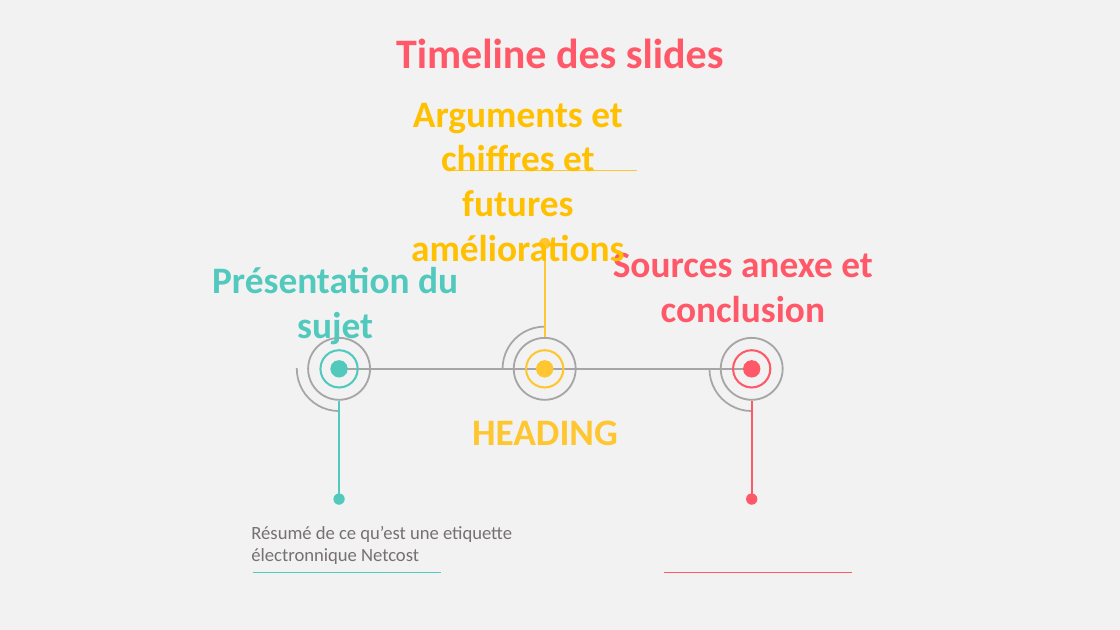
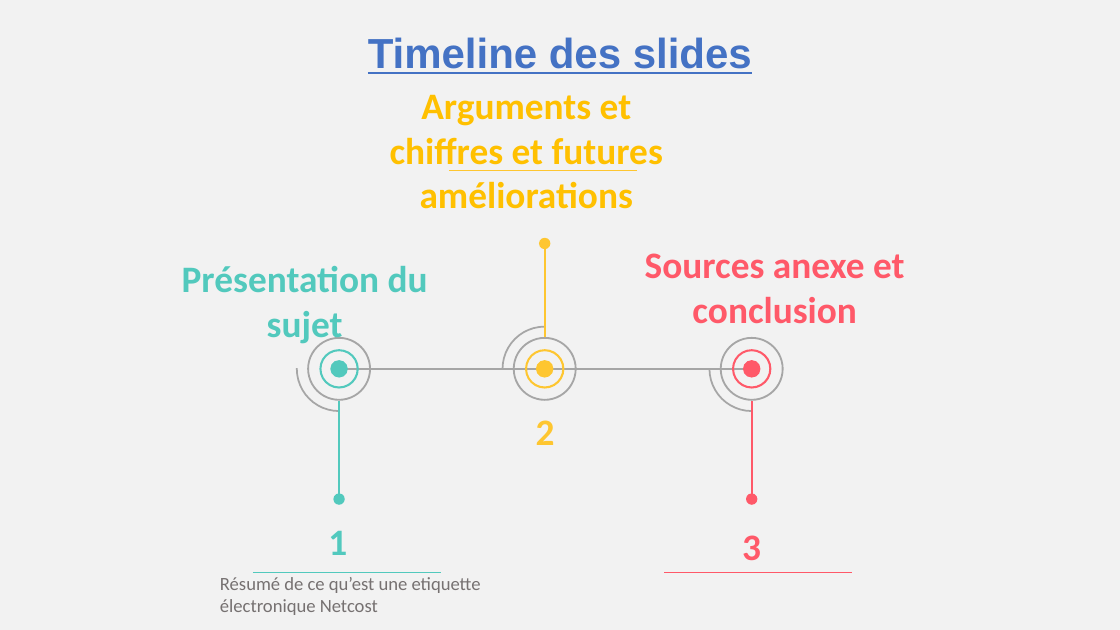
Before and after one commit to Jeremy-Sabadie/pmn-tools, a slide deck: slide 1 of pvt/pvt.pptx (slide 2 before the commit). Drawn at 1120x630 pixels with LibreOffice and Linux fonts; fonts in the diff are those of the drawing. Boxes give left, top, right and bottom in pixels: in the first picture for what was removed or moved away, otherwise in the second. Text is boxed around its words. In the diff, an @@ line names an element or a change of style, - is before the commit and + after.

```diff
--- a/pvt/pvt.pptx
+++ b/pvt/pvt.pptx
@@ text "Timeline des slides" at (x1=368, y1=37, x2=752, y2=74): font Calibri to Arial, text colour #FF5969 to #4472C4, underline on @@
@@ text "Arguments et chiffres et futures ..." rewrapped from (x1=411, y1=102, x2=624, y2=271) to (x1=390, y1=94, x2=663, y2=209) @@
@@ text "Sources anexe et conclusion" rewrapped from (x1=613, y1=246, x2=872, y2=322) to (x1=645, y1=253, x2=904, y2=323) @@
@@ text "Présentation du sujet" moved from (x1=212, y1=267, x2=458, y2=348) to (x1=182, y1=266, x2=428, y2=347) @@
@@ text at (x1=536, y1=420, x2=555, y2=445): text changed @@
-HEADING
+2
@@ text added at (x1=328, y1=530, x2=347, y2=555), 32 pt, text #52C9BE, bold @@
+1
@@ text added at (x1=742, y1=535, x2=761, y2=560), 32 pt, text #FF5969, bold @@
+3
@@ text at (x1=220, y1=577, x2=481, y2=615): text changed @@
-Résumé de ce qu’est une etiquette électronnique Netcost
+Résumé de ce qu’est une etiquette électronique Netcost
```
Also in this commit, not shown: 4 other slides changed, 1 slide added, 2 slides removed, 5 other files.
